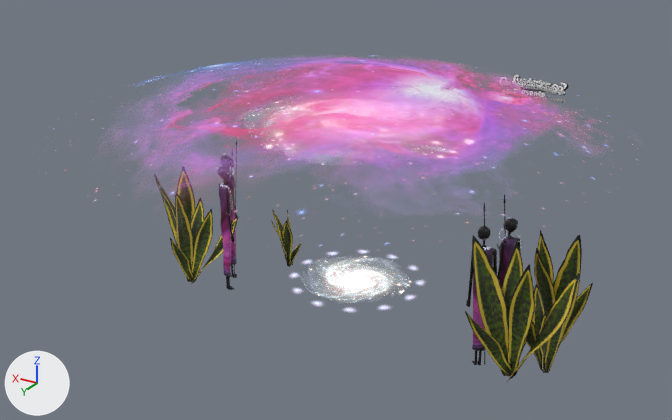
An edit to the glTF model public/assets/animacao-ufes.glb, drawn before and after from the same camera.
Both versions are drawn from a camera (50 mm lens) standing at (-1.6, 2.61, 1.41) and looking at (0.14, -0.29, -0.05). Arrows for +X, +Y and +Z are at lower left; the lights stay in place. Where no turn or scale is listed for an object, it has been applied to the vertices.

Objects in the first picture: 'circulos.007', 'espada-de-santa-barbara.004', 'espada-de-santa-barbara.005', 'espada-de-santa-barbara.006', 'espada-de-santa-barbara.008', 'espada-de-santa-barbara.012', 'galaxia', 'galaxia.001', 'maasai.001', 'maasai.003', 'maasai.004', 'maasai.006', 'texto - Nego Bispo', 'texto - Nego Bispo.001', 'texto - Nego Bispo.002', 'texto - Nego Bispo.006', 'texto - Nego Bispo.009', 'texto - Nego Bispo.010', 'texto - Nego Bispo.011'.
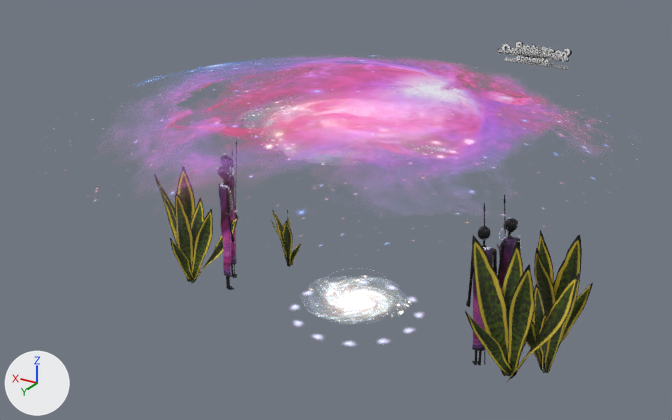
Location of each change, (x1, y1, x2, y2) in pixels of the pictures (672 x 420 px):
'galaxia', moved: before (310, 256, 411, 300); after (310, 276, 410, 321)
'texto - Nego Bispo.010', moved: before (499, 74, 568, 103); after (502, 41, 572, 70)
'texto - Nego Bispo.001', moved: before (513, 80, 548, 98); after (516, 47, 551, 65)
'circulos.007', moved: before (291, 250, 423, 312); after (292, 281, 422, 345)
'texto - Nego Bispo.009', moved: before (497, 81, 565, 95); after (499, 48, 568, 61)
'texto - Nego Bispo.006', moved: before (516, 77, 549, 100); after (518, 44, 553, 66)
'texto - Nego Bispo.011', moved: before (509, 80, 564, 96); after (513, 49, 567, 62)
'texto - Nego Bispo.003', moved: before (509, 81, 555, 93); after (511, 48, 558, 62)
'texto - Nego Bispo', moved: before (510, 82, 558, 95); after (513, 49, 562, 61)
'texto - Nego Bispo.002', moved: before (496, 82, 534, 91); after (498, 49, 533, 57)

The change, as a diff of the scene's bpy script:
```diff
--- a/public/assets/animacao-ufes.glb.py
+++ b/public/assets/animacao-ufes.glb.py
@@ ob_galaxia @@
 ob_galaxia = bpy.data.objects.new('galaxia', me_galaxia)
-ob_galaxia.location = (-0.052, -0.128, -0.227)
+ob_galaxia.location = (-0.052, -0.128, -0.314)
@@ ob_circulos_007 @@
 ob_circulos_007 = bpy.data.objects.new('circulos.007', me_circle_001)
-ob_circulos_007.location = (-0.052, -0.128, -0.227)
+ob_circulos_007.location = (-0.052, -0.128, -0.365)
@@ ob_texto___nego_bispo @@
 ob_texto___nego_bispo = bpy.data.objects.new('texto - Nego Bispo', me_texto___nêgo_bispo)
-ob_texto___nego_bispo.location = (-0.087, -0.95, 0.072)
+ob_texto___nego_bispo.location = (-0.087, -0.95, 0.243)
@@ ob_texto___nego_bispo_001 @@
 ob_texto___nego_bispo_001 = bpy.data.objects.new('texto - Nego Bispo.001', me_texto___nêgo_bispo_011)
-ob_texto___nego_bispo_001.location = (-0.087, -0.95, 0.072)
+ob_texto___nego_bispo_001.location = (-0.087, -0.95, 0.243)
@@ ob_texto___nego_bispo_002 @@
 ob_texto___nego_bispo_002 = bpy.data.objects.new('texto - Nego Bispo.002', me_texto___nêgo_bispo_002)
-ob_texto___nego_bispo_002.location = (-0.087, -0.95, 0.072)
+ob_texto___nego_bispo_002.location = (-0.087, -0.95, 0.243)
@@ ob_texto___nego_bispo_003 @@
 ob_texto___nego_bispo_003 = bpy.data.objects.new('texto - Nego Bispo.003', me_texto___nêgo_bispo_003)
-ob_texto___nego_bispo_003.location = (-0.087, -0.95, 0.072)
+ob_texto___nego_bispo_003.location = (-0.087, -0.95, 0.243)
@@ ob_texto___nego_bispo_006 @@
 ob_texto___nego_bispo_006 = bpy.data.objects.new('texto - Nego Bispo.006', me_texto___nêgo_bispo_006)
-ob_texto___nego_bispo_006.location = (-0.087, -0.95, 0.072)
+ob_texto___nego_bispo_006.location = (-0.087, -0.95, 0.243)
@@ ob_texto___nego_bispo_009 @@
 ob_texto___nego_bispo_009 = bpy.data.objects.new('texto - Nego Bispo.009', me_texto___nêgo_bispo_009)
-ob_texto___nego_bispo_009.location = (-0.087, -0.95, 0.072)
+ob_texto___nego_bispo_009.location = (-0.087, -0.95, 0.243)
@@ ob_texto___nego_bispo_010 @@
 ob_texto___nego_bispo_010 = bpy.data.objects.new('texto - Nego Bispo.010', me_texto___nêgo_bispo_012)
-ob_texto___nego_bispo_010.location = (-0.087, -0.95, 0.072)
+ob_texto___nego_bispo_010.location = (-0.087, -0.95, 0.243)
@@ ob_texto___nego_bispo_011 @@
 ob_texto___nego_bispo_011 = bpy.data.objects.new('texto - Nego Bispo.011', me_texto___nêgo_bispo_013)
-ob_texto___nego_bispo_011.location = (-0.087, -0.95, 0.072)
+ob_texto___nego_bispo_011.location = (-0.087, -0.95, 0.243)
```
